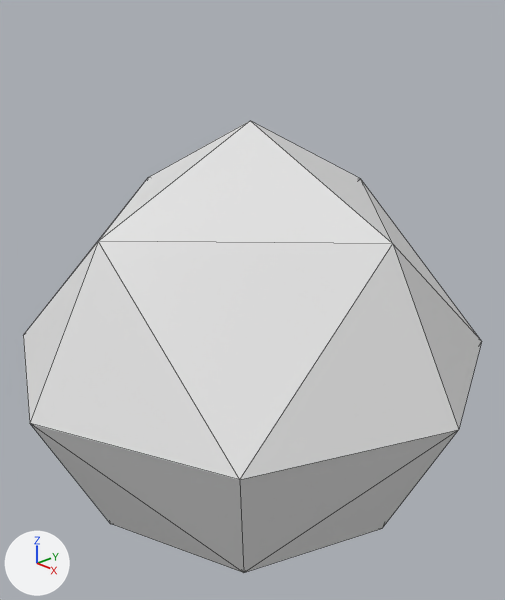
Renders of the Blender file blender/bell_flower.blend from each side of a commit.
One viewpoint serves both versions: a 50 mm camera at (1.494, -1.397, 1.666) aimed at (0.002, 0.008, 0.826). The axes (+X, +Y, +Z) are drawn at lower left. The lights are the same throughout. The first picture is the older version. Mesh edges are drawn as thin lines.
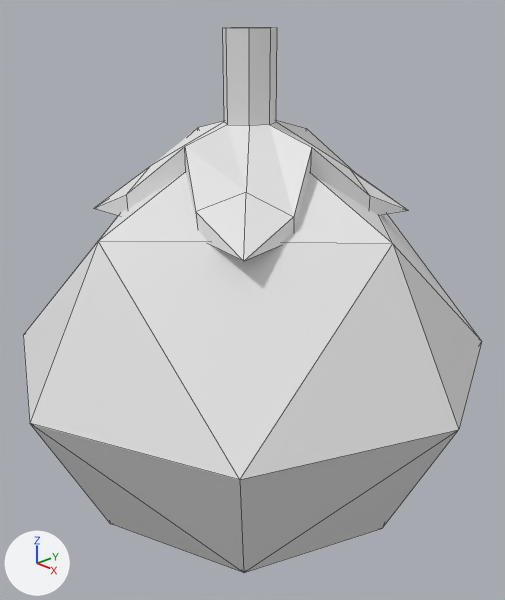
What changed in the scene script:
```text
Add me_cube_001:
    me_cube_001.from_pydata(...)  # 53 vertices, 53 faces; spans x -1.37..1.37, y -1.37..1.36, z -1.77..0.31
Add ob_leaves:
    ob_leaves = bpy.data.objects.new('Leaves', me_cube_001)
    ob_leaves.location = (0.0, 0.0, 1.552)
    ob_leaves.scale = (0.244, 0.244, 0.244)
```

Boxes (x1, y1, x2, y2) around the edits, measured in the pictures (505 x 600 px):
'Leaves', added: after (95, 27, 408, 261)
